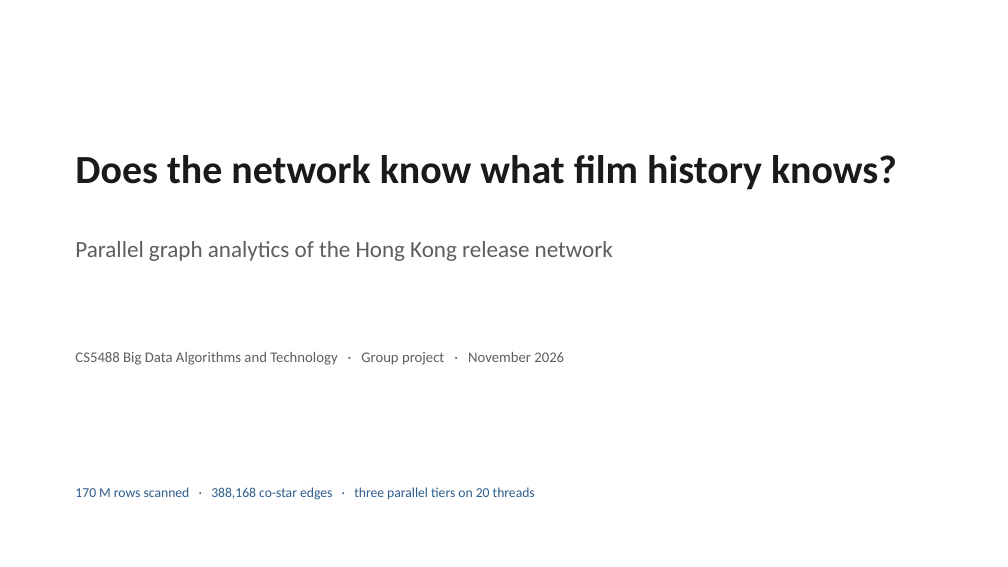
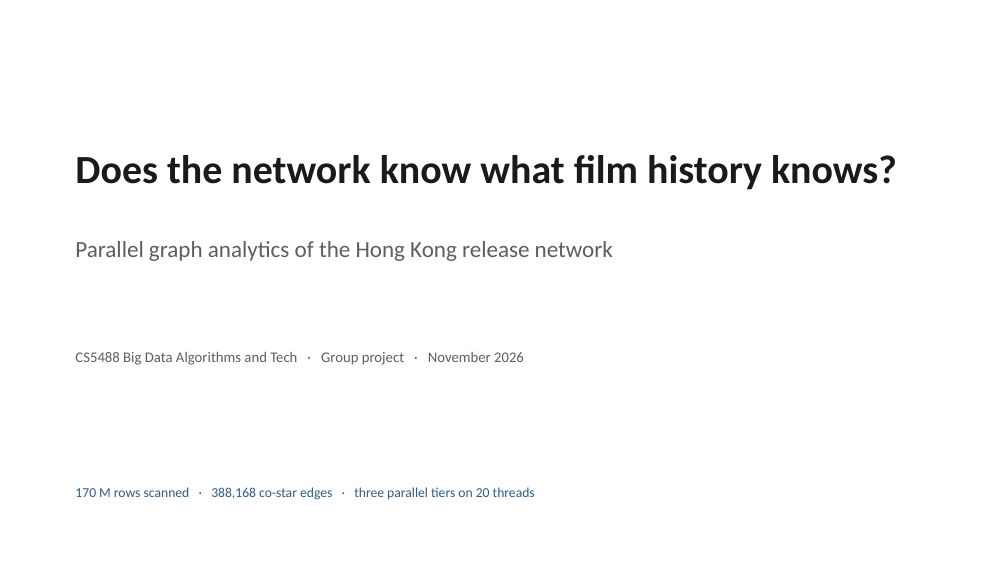
Before and after one commit to DIAO1218/cs5488-hk-film-network, a slide deck: slide 1 of report/Slides.pptx. Drawn at 1008x567 pixels with LibreOffice and Linux fonts; fonts in the diff are those of the drawing. Boxes give left, top, right and bottom in pixels: in the first picture for what was removed or moved away, otherwise in the second. Text is boxed around its words. In the diff, an @@ line names an element or a change of style, - is before the commit and + after.

Commit message:
Use the course title as written: Big Data Algorithms and Tech
'Technology' was my expansion of 'Tech'; the course uses the short form.

```diff
--- a/report/Slides.pptx
+++ b/report/Slides.pptx
@@ text at (75,352,524,365): text changed @@
-CS5488 Big Data Algorithms and Technology · Group project · November 2026
+CS5488 Big Data Algorithms and Tech · Group project · November 2026
```
Also in this commit, not shown: 25 other files.
